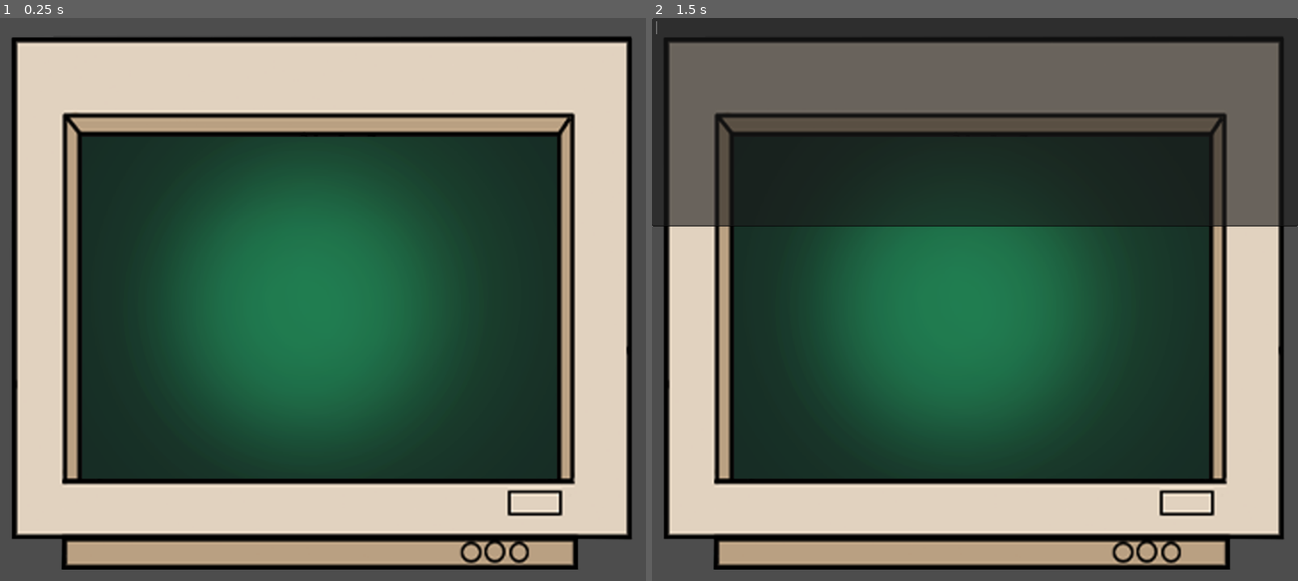
Above: before the commit, frames 1-2 (left to right).
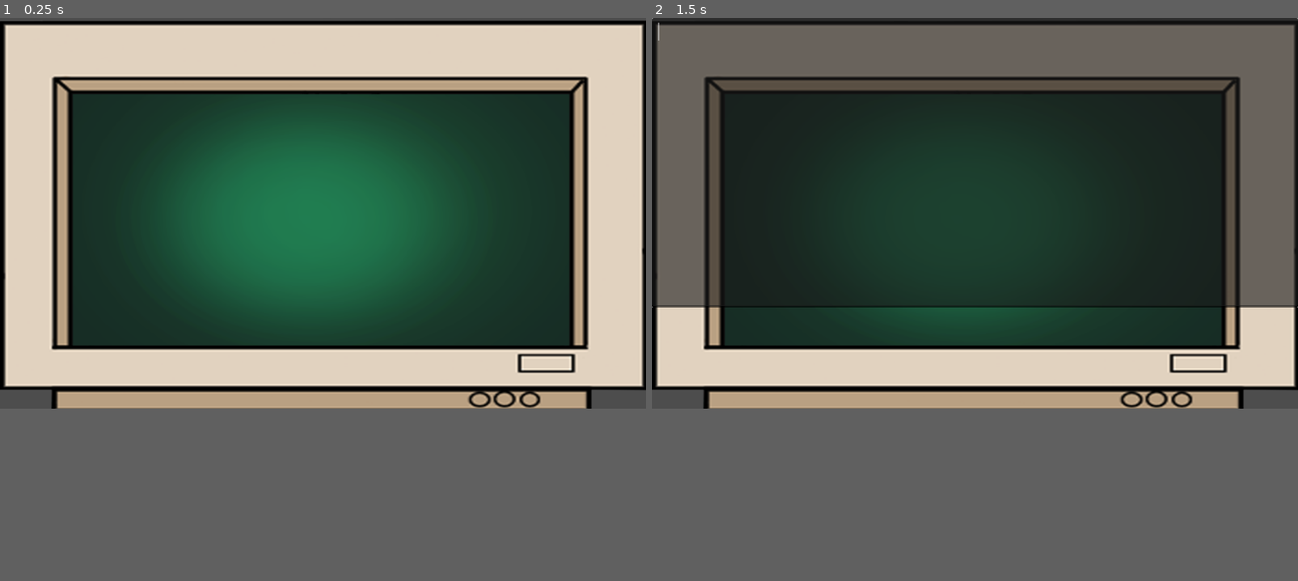
Above: after the commit, the same moments.

Repository: codingwithstrangers/The-perfect-Lurker-2.0
Game: Godot game, scene res://node_2d.tscn
The game is run twice, just before and just after one commit, with the same random seed, the same clock (stepped at 60 frames per second) and the same inputs.
Inputs (mouse positions are in pixels of both pictures, inside the frame that each line leads up to):
- Up to frame 1 (0.25 s): no input
- Up to frame 2 (1.5 s): tap Enter at 0.5 s; move the mouse to (1117, 271) at 0.52 s; click (1117, 271) at 0.67 s; tap Space at 1.25 s; move the mouse to (845, 327) at 1.27 s; click (845, 327) at 1.42 s
In our replay, the window is 799x696 before the commit and 799x483 after it. These sizes can differ from the game's own. Grey fills any space a smaller window leaves; there, only what the larger window draws over its background counts as a difference.

The runs differ from the first frame. In frame 1, 58% of the frame differs, in the area x 0-100%, y 0-100%; in frame 2, 59%.

Commit message:
fixed the login token now you can run without presetting the token

Diff:
--- a/test godot/node_2d.tscn
+++ b/test godot/node_2d.tscn
@@ -21,19 +21,21 @@
 
 [sub_resource type="Curve2D" id="Curve2D_quyhw"]
 _data = {
-"points": PackedVector2Array(0, 0, 0, 0, 146, 207, 0, 0, 0, 0, 142, 821, 0, 0, 0, 0, 997, 823, 0, 0, 0, 0, 996, 207, 0, 0, 0, 0, 146, 207)
+"points": PackedVector2Array(0, 0, 0, 0, 146, 207, 0, 0, 0, 0, 142, 821, 0, 0, 0, 0, 1003.48, 824.895, 0, 0, 0, 0, 1003.48, 510.193, 0, 0, 0, 0, 1003.48, 208.895, 0, 0, 0, 0, 146, 207)
 }
-point_count = 5
+point_count = 6
 
 [node name="Node2D" type="Node"]
 
 [node name="MinimapBase" type="Sprite2D" parent="."]
-position = Vector2(571, 508)
-scale = Vector2(1.18875, 1.18875)
+position = Vector2(414, 255)
+scale = Vector2(0.896842, 0.63)
 texture = ExtResource("2_i4xkd")
 
 [node name="Path2D_yellow" type="Path2D" parent="."]
 unique_name_in_owner = true
+position = Vector2(-18.9769, -15.2127)
+scale = Vector2(0.753359, 0.527597)
 curve = SubResource("Curve2D_quyhw")
 
 [node name="UIViewport" type="Control" parent="."]
@@ -43,6 +45,7 @@
 anchor_bottom = 1.0
 grow_horizontal = 2
 grow_vertical = 2
+metadata/_edit_lock_ = true
 
 [node name="BoxContainer" type="BoxContainer" parent="UIViewport"]
 visible = false
--- a/test godot/project.godot
+++ b/test godot/project.godot
@@ -12,12 +12,17 @@
 
 config/name="Test Godot"
 run/main_scene="res://node_2d.tscn"
-config/features=PackedStringArray("4.1", "Forward Plus")
+run/disable_stdout=true
+run/disable_stderr=true
+config/features=PackedStringArray("4.0", "Forward Plus")
+run/max_fps=24
+run/low_processor_mode=true
 config/icon="res://icon.svg"
 
 [display]
 
-window/size/viewport_height=1003
+window/size/viewport_width=831
+window/size/viewport_height=502
 
 [dotnet]
 
Not shown, changed: test godot/export_presets.cfg
Not shown, changed: 1st_place.txt
Not shown, changed: All_Viewers.txt
Not shown, changed: main.py
Not shown, changed: thelurker.exe
